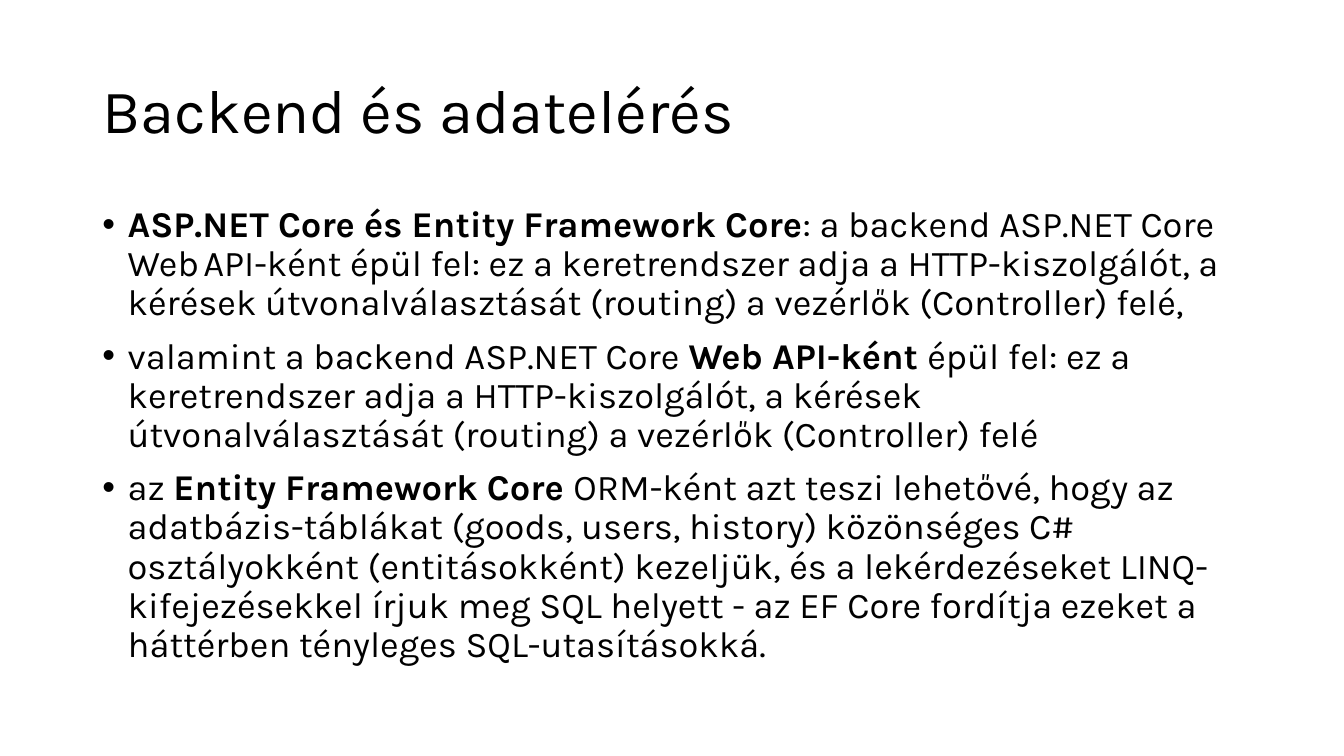
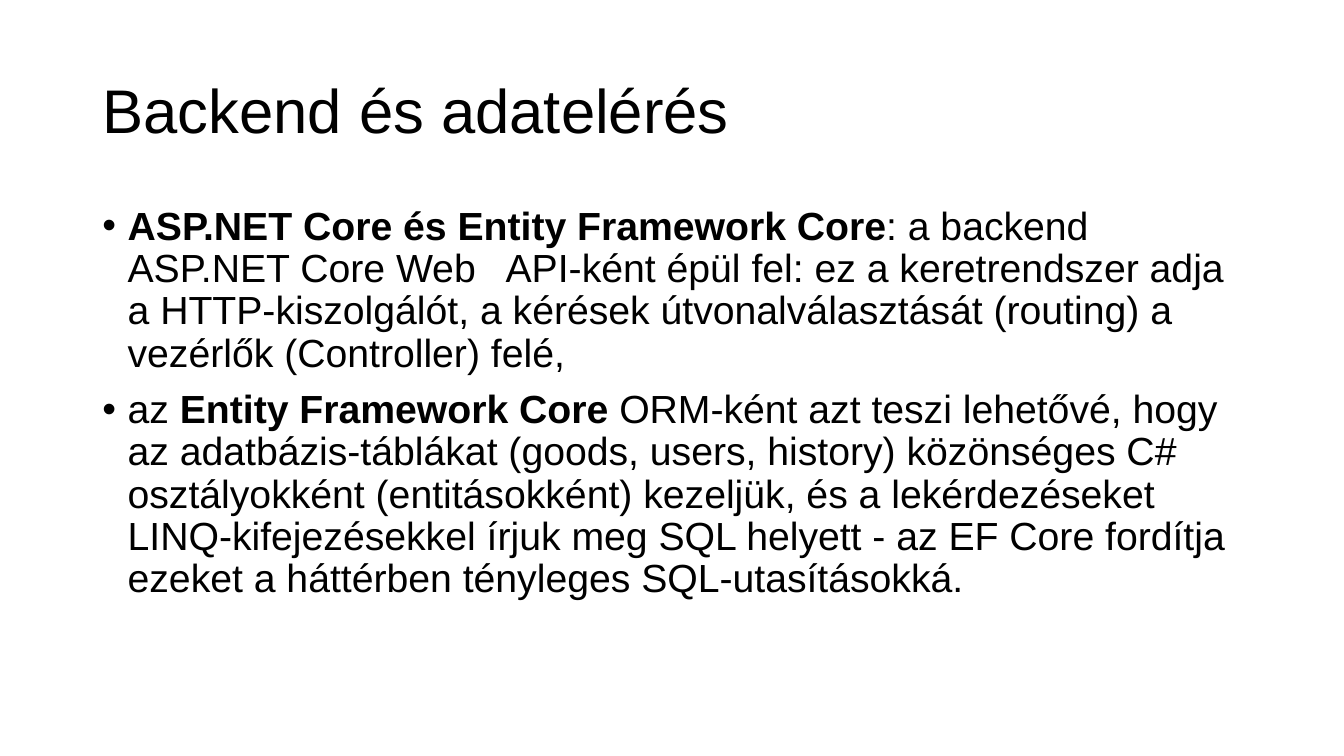
Before and after one commit to Vividia47/raktar, a slide deck: slide 6 of Documentation/exam.pptx. Drawn at 1344x756 pixels with LibreOffice and Linux fonts; fonts in the diff are those of the drawing; background and template pictures are left out. Boxes give left, top, right and bottom in pixels: in the first picture for what was removed or moved away, otherwise in the second. Text is boxed around its words. In the diff, an @@ line names an element or a change of style, - is before the commit and + after.

Commit message:
PPT final

```diff
--- a/Documentation/exam.pptx
+++ b/Documentation/exam.pptx
@@ title "Backend és adatelérés" at (102,87,729,134): font Karla to Arial @@
@@ text "ASP.NET Core és Entity Framework ..." at (128,211,1225,600): size 25.9 to 28 pt, font Karla to Arial; indent changed; less space between paragraphs @@
@@ text at (128,340,1130,456): paragraph removed @@
-• valamint a backend ASP.NET Core Web API-ként épül fel: ez a keretrendszer adja a HTTP-kiszolgálót, a kérések útvonalválasztását (routing) a vezérlők (Controller) felé
```
Also in this commit, not shown: 6 other slides changed, 10 slides added.
